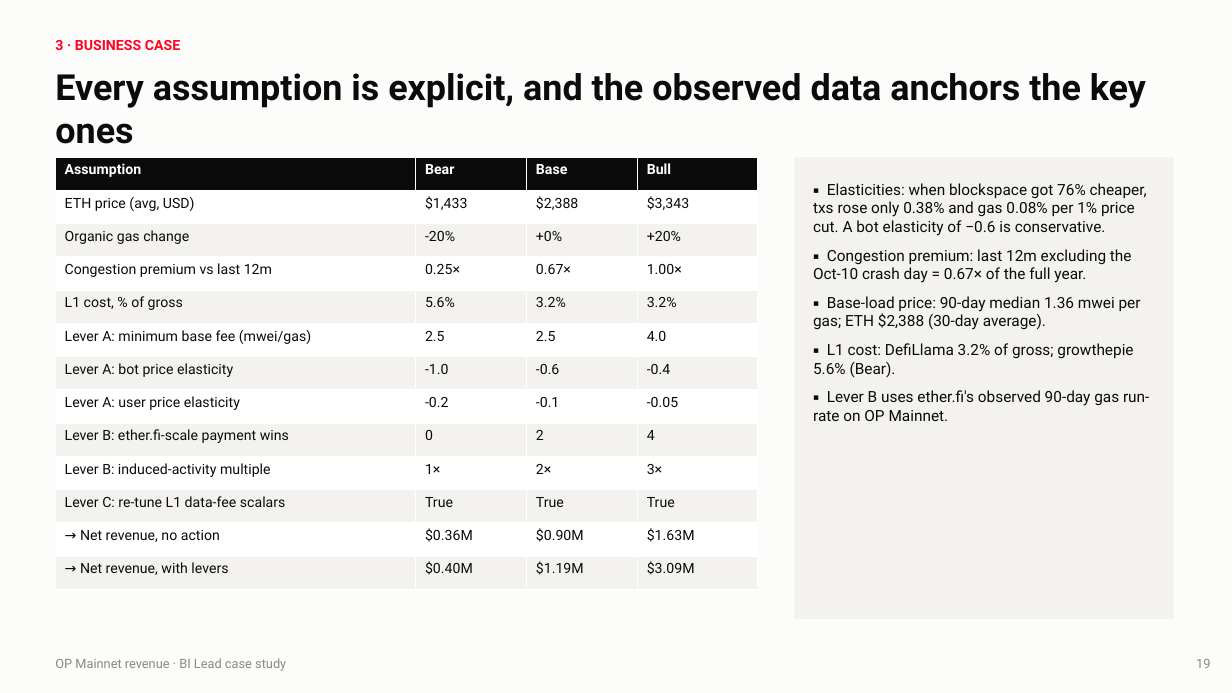
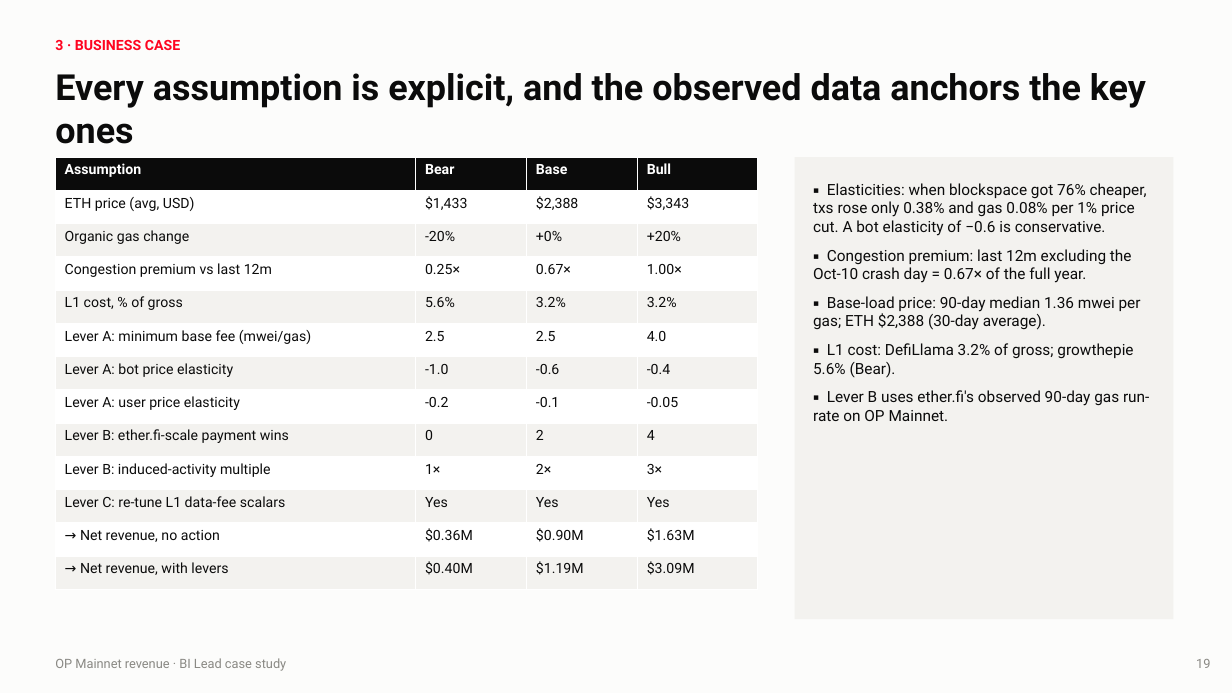
Before and after one commit to cyrus-rustomji/optimum_case_study, a slide deck: slide 19 of analysis/deck/OP_Mainnet_Revenue_BI_Lead.pptx. Drawn at 1232x693 pixels with LibreOffice and Linux fonts; fonts in the diff are those of the drawing. Boxes give left, top, right and bottom in pixels: in the first picture for what was removed or moved away, otherwise in the second. Text is boxed around its words. In the diff, an @@ line names an element or a change of style, - is before the commit and + after.

```diff
--- a/analysis/deck/OP_Mainnet_Revenue_BI_Lead.pptx
+++ b/analysis/deck/OP_Mainnet_Revenue_BI_Lead.pptx
@@ table at (x1=55, y1=157, x2=758, y2=590) @@
-row 11: Lever C: re-tune L1 data-fee scalars | True | True | True
+row 11: Lever C: re-tune L1 data-fee scalars | Yes | Yes | Yes
```
Also in this commit, not shown: 4 other files.
